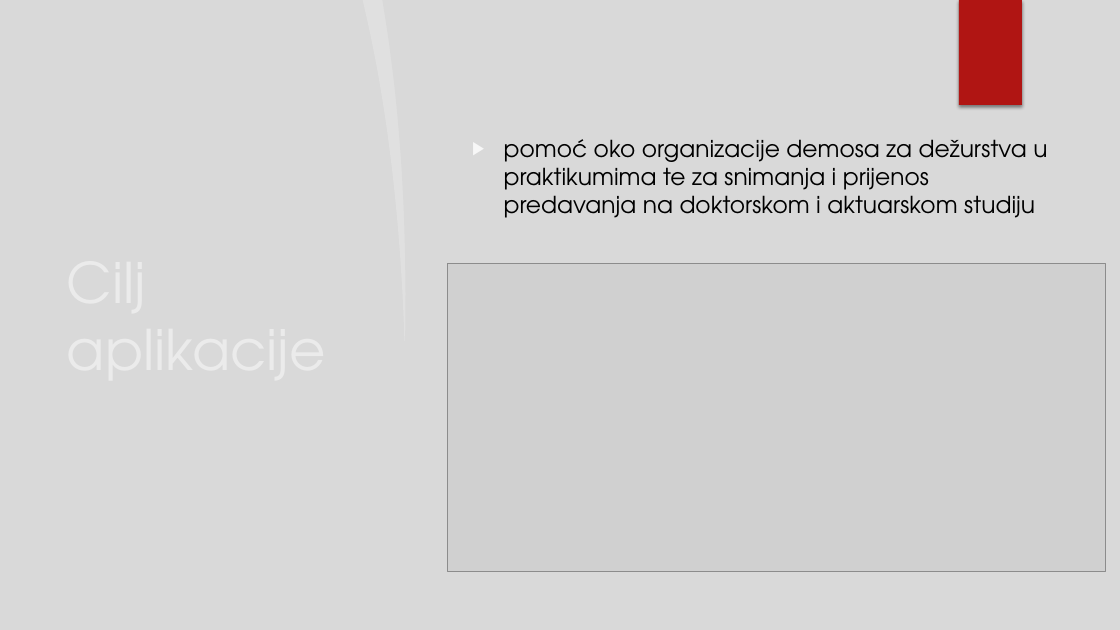
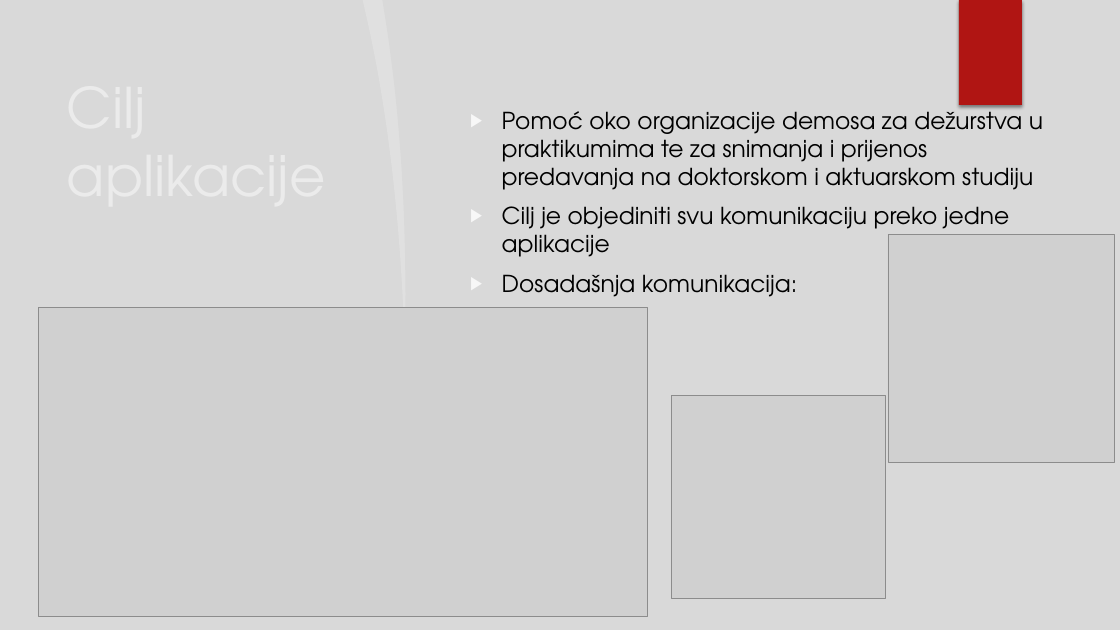
Before and after one commit to NikolaKasnar/Aplikacija-za-demose, a slide deck: slide 2 of Aplikacija za organizaciju demosa za računarske praktikume te.pptx. Drawn at 1120x630 pixels with LibreOffice and Linux fonts; fonts in the diff are those of the drawing; grey boxes stand for pictures; background and template pictures are left out. Boxes give left, top, right and bottom in pixels: in the first picture for what was removed or moved away, otherwise in the second. Text is boxed around its words. In the diff, an @@ line names an element or a change of style, - is before the commit and + after.

```diff
--- a/Aplikacija za organizaciju demosa za računarske praktikume te.pptx
+++ b/Aplikacija za organizaciju demosa za računarske praktikume te.pptx
@@ title "Cilj aplikacije" rewrapped from (58,58,344,572) to (502,206,610,257) @@
@@ text at (502,105,1043,297): text changed @@
-▶ pomoć oko organizacije demosa za dežurstva u praktikumima te za snimanja i prijenos predavanja na doktorskom i aktuarskom studiju
+▶ Pomoć oko organizacije demosa za dežurstva u praktikumima te za snimanja i prijenos predavanja na doktorskom i aktuarskom studiju
+▶ Cilj je objediniti svu komunikaciju preko jedne aplikacije
+▶ Dosadašnja komunikacija:
@@ picture added at (888,234,1114,462) @@
@@ picture: place and size @@
-picture at (448,264,1107,572)
+picture at (39,308,648,617)
@@ picture added at (671,396,886,599) @@
```
Also in this commit, not shown: 7 other slides changed, 7 slides added, 3 slides removed.
